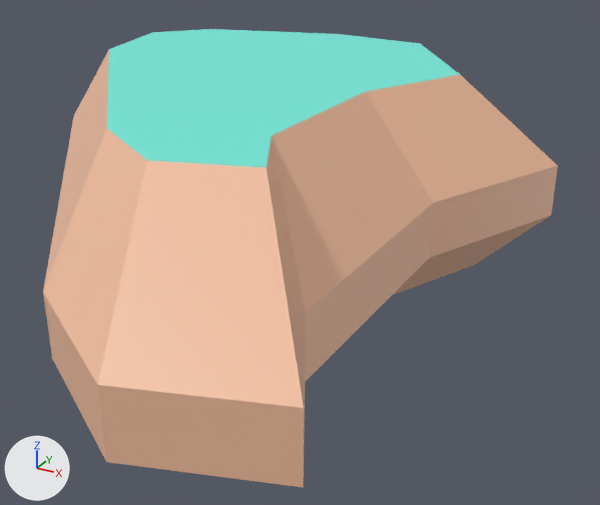
Renders of the glTF model assets/models/kit/nature_rock_largeA.glb from each side of a commit.
Rendered twice from a camera (50 mm lens) standing at (0.598, -0.887, 0.424) and looking at (0.106, 0.007, -0.023). The axes (+X, +Y, +Z) are drawn at lower left. The lights are the same throughout. The older version comes first. Vertices at exactly the same position are counted once.

Names of what the first picture shows: 'nature_rock_largeA'.
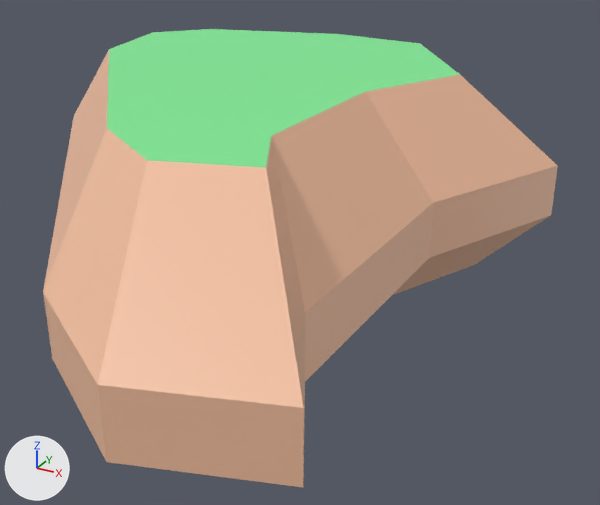
Location of each change, [x1, y1, x2, y2] in pixels of the pictures (600 x 505 px):
part 1 of me_mesh_rock_largea, recoloured (cyan to green)
    both: [107, 29, 460, 168]

Edits to the bpy script that builds the scene:
```text
Change me_mesh_rock_largea:
    where me_mesh_rock_largea.from_pydata(...)  # 42 vertices, 80 faces; spans x -0.392..0.392, y -0.508..0.508, z -0.05..0.21
    used by ob_nature_rock_largea; location = (0.0, 0.0, 0.0)
    me_mesh_rock_largea part 1: 9 faces centred in x -0.237..0.208, y -0.301..0.174, z 0.21 are repainted in the vertex colours; the middle colour goes from cyan #73eddd to green #80ed96
```
